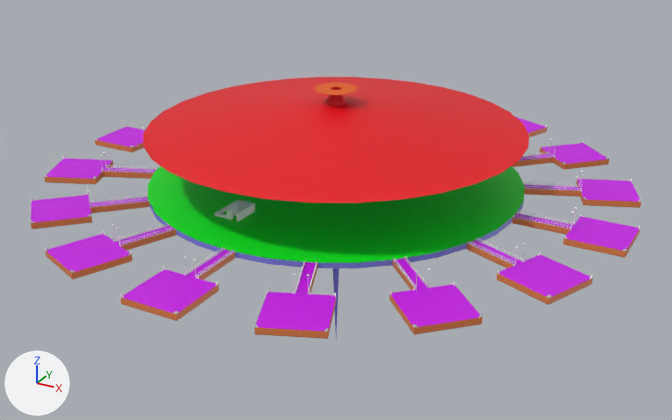
The Blender file OSVU/Assets/Models/SpaceStation/SpaceStation.blend as it was, and as the next commit left it.
One viewpoint serves both versions: a 50 mm lens placed at (157.0, -286.0, 130.0), pointed at (-1.0, 2.0, -14.0). Arrows for +X, +Y and +Z are at lower left; the lights stay in place.

Before the edit, the objects in view are built like this:
```python
ob_base = bpy.data.objects.new('Base', me_cylinder)
ob_base.location = (0.0, 0.0, 0.0)
ob_corners = bpy.data.objects.new('Corners', me_cube)
ob_corners.location = (0.0, 0.0, 0.0)
ob_fences = bpy.data.objects.new('Fences', me_cube_003)
ob_fences.location = (0.0, 0.0, 0.0)
ob_platform01 = bpy.data.objects.new('Platform01', me_cube_020)
ob_platform01.location = (95.7, 0.0, -1.2)
ob_platform02 = bpy.data.objects.new('Platform02', me_cube_021)
ob_platform02.location = (88.5, 36.6, -1.2)
ob_platform03 = bpy.data.objects.new('Platform03', me_cube_022)
ob_platform03.location = (67.7, 67.7, -1.2)
ob_platform04 = bpy.data.objects.new('Platform04', me_cube_023)
ob_platform04.location = (36.6, 88.5, -1.2)
ob_platform16 = bpy.data.objects.new('Platform16', me_cube_002)
ob_platform16.location = (88.5, -36.6, -1.2)
ob_poles = bpy.data.objects.new('Poles', me_cylinder_001)
ob_poles.location = (0.0, 0.0, 0.0)
# also in view: 'Platform09' at (-90.0, 0.0, -1.0); 'Platform10' at (-85.0, -38.0, -1.0); 'Top' at (0.0, 0.0, 28.0); 'Platform11' at (-66.0, -66.0, -1.0); 'Platform15' at (66.0, -66.0, -1.0)
```
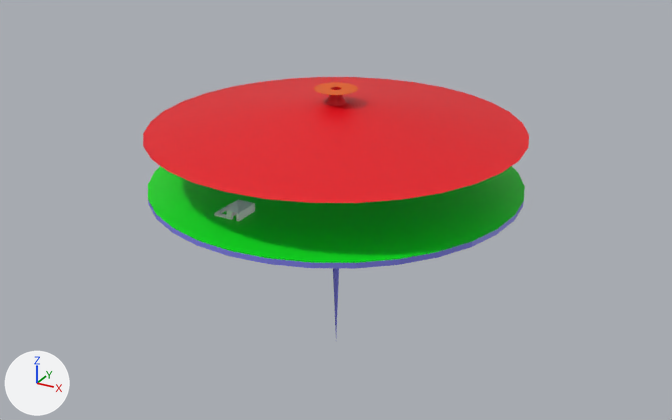
Location of each change, (x1, y1, x2, y2) in pixels of the pictures (672 x 420 px):
'Platform15', hidden
    before: (390, 258, 482, 335)
'Platform14', hidden
    before: (255, 262, 336, 339)
'Platform13', hidden
    before: (121, 249, 235, 321)
'Platform16', hidden
    before: (467, 240, 593, 305)
'Platform12', hidden
    before: (45, 226, 176, 279)
'Platform01', hidden
    before: (512, 213, 640, 258)
'Platform11', hidden
    before: (31, 195, 149, 229)
'Platform02', hidden
    before: (524, 179, 641, 208)
'Platform10', hidden
    before: (44, 158, 156, 184)
'Fences', hidden
    before: (90, 152, 582, 295)
'Platform03', hidden
    before: (512, 143, 609, 170)
'Platform09', hidden
    before: (95, 127, 145, 153)
'Corners', hidden
    before: (30, 124, 641, 331)
'Platform04', hidden
    before: (516, 117, 547, 137)
'Poles', hidden
    before: (87, 126, 583, 291)

Diff of the bpy script that builds the scene:
```diff
--- a/OSVU/Assets/Models/SpaceStation/SpaceStation.blend.py
+++ b/OSVU/Assets/Models/SpaceStation/SpaceStation.blend.py
@@ ob_corners @@
 _m = ob_corners.modifiers.new('Array', 'ARRAY')
 _m.offset_object = ob_empty
+ob_corners.hide_set(True)
@@ ob_fences @@
 _m = ob_fences.modifiers.new('Array', 'ARRAY')
 _m.offset_object = ob_empty
+ob_fences.hide_set(True)
@@ ob_platform16 @@
 ob_platform16.location = (88.5, -36.6, -1.2)
+ob_platform16.hide_set(True)
@@ ob_poles @@
 _m = ob_poles.modifiers.new('Array', 'ARRAY')
 _m.offset_object = ob_empty
+ob_poles.hide_set(True)
@@ ob_platform01 @@
 ob_platform01.location = (95.7, 0.0, -1.2)
+ob_platform01.hide_set(True)
@@ ob_platform02 @@
 ob_platform02.location = (88.5, 36.6, -1.2)
+ob_platform02.hide_set(True)
@@ ob_platform03 @@
 ob_platform03.location = (67.7, 67.7, -1.2)
+ob_platform03.hide_set(True)
@@ ob_platform04 @@
 ob_platform04.location = (36.6, 88.5, -1.2)
+ob_platform04.hide_set(True)
@@ ob_platform09 @@
 ob_platform09.location = (-95.7, 0.0, -1.2)
+ob_platform09.hide_set(True)
@@ ob_platform10 @@
 ob_platform10.location = (-88.5, -36.6, -1.2)
+ob_platform10.hide_set(True)
@@ ob_platform11 @@
 ob_platform11.location = (-67.7, -67.7, -1.2)
+ob_platform11.hide_set(True)
@@ ob_platform12 @@
 ob_platform12.location = (-36.6, -88.5, -1.2)
+ob_platform12.hide_set(True)
@@ ob_platform13 @@
 ob_platform13.location = (0.0, -95.7, -1.2)
+ob_platform13.hide_set(True)
@@ ob_platform14 @@
 ob_platform14.location = (36.6, -88.5, -1.2)
+ob_platform14.hide_set(True)
@@ ob_platform15 @@
 ob_platform15.location = (67.7, -67.7, -1.2)
+ob_platform15.hide_set(True)
```
